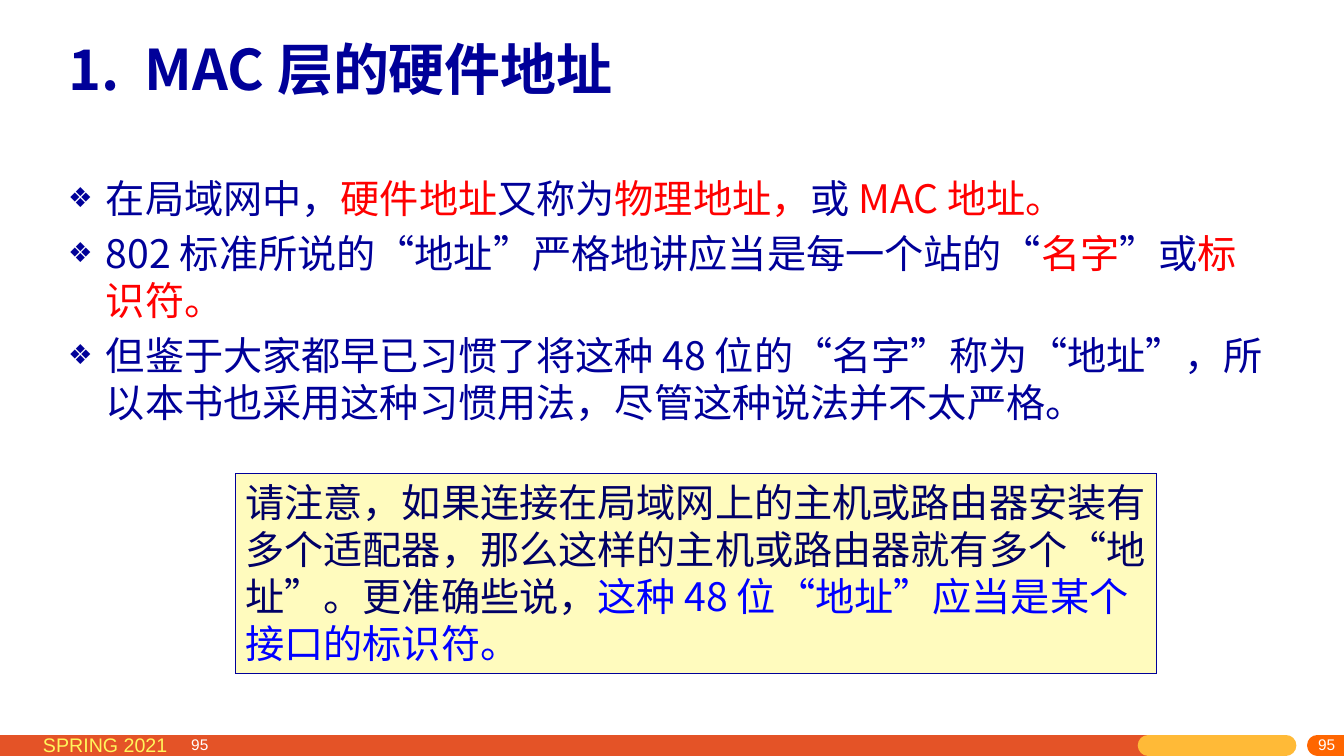
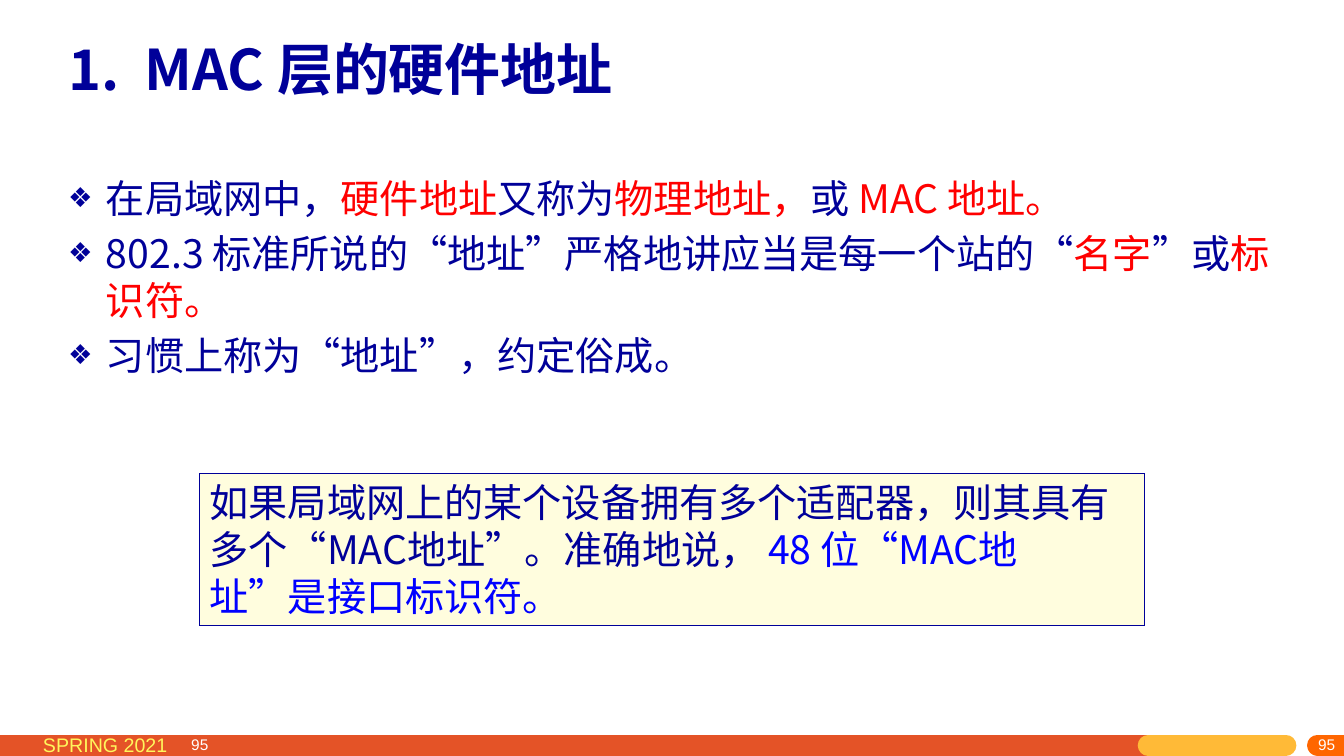
Before and after one commit to network-whu/2021, a slide deck: slide 95 of slides/instruction/03.pptx. Drawn at 1344x756 pixels with LibreOffice and Linux fonts; fonts in the diff are those of the drawing. Boxes give left, top, right and bottom in pixels: in the first picture for what was removed or moved away, otherwise in the second. Text is boxed around its words. In the diff, an @@ line names an element or a change of style, - is before the commit and + after.

```diff
--- a/slides/instruction/03.pptx
+++ b/slides/instruction/03.pptx
@@ text at bbox=[106, 235, 1270, 374]: text changed @@
-❖ 802 标准所说的“地址”严格地讲应当是每一个站的“名字”或标识符。
-❖ 但鉴于大家都早已习惯了将这种 48 位的“名字”称为“地址”，所以本书也采用这种习惯用法，尽管这种说法并不太严格。
+❖ 802.3 标准所说的“地址”严格地讲应当是每一个站的“名字”或标识符。
+❖ 习惯上称为“地址”，约定俗成。
@@ rectangle "如果局域网上的某个设备拥有多个适配器，则其具有多个“MAC地址”。准确地说， 48 位“MAC地址”是接口标识符。": place and size @@
-rectangle "如果局域网上的某个设备拥有多个适配器，则其具有多个“MAC地址”。准确地说， 48 位“MAC地址”是接口标识符。" at bbox=[236, 473, 1156, 674]
+rectangle "如果局域网上的某个设备拥有多个适配器，则其具有多个“MAC地址”。准确地说， 48 位“MAC地址”是接口标识符。" at bbox=[200, 473, 1144, 625]
@@ rectangle "如果局域网上的某个设备拥有多个适配器，则其具有多个“MAC地址”。准确地说， 48 位“MAC地址”是接口标识符。" at bbox=[200, 473, 1144, 625]: fill #FFFBBE to #FFFDDE @@
@@ text in rectangle at bbox=[210, 484, 1110, 614]: text changed; text colour #000066 to #000099 @@
-请注意，如果连接在局域网上的主机或路由器安装有多个适配器，那么这样的主机或路由器就有多个“地址”。更准确些说，这种 48 位“地址”应当是某个接口的标识符。
+如果局域网上的某个设备拥有多个适配器，则其具有多个“MAC地址”。准确地说， 48 位“MAC地址”是接口标识符。
```
Also in this commit, not shown: 23 other slides changed, 5 slides added, 3 other files.
